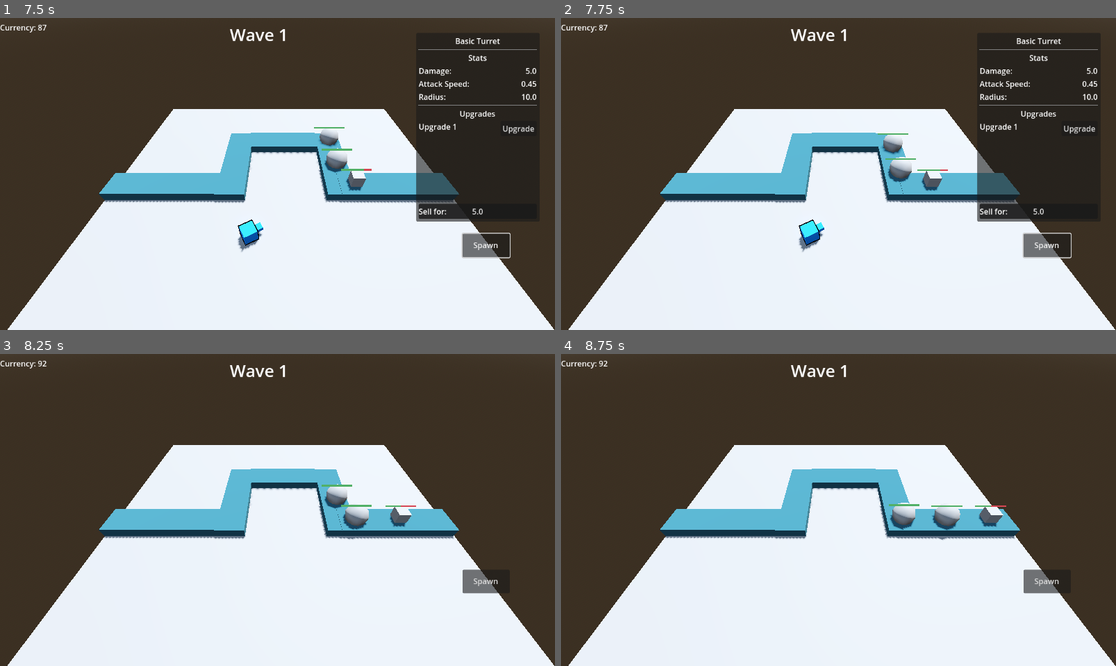
Above: before the commit, frames 1-4 (two rows, left to right).
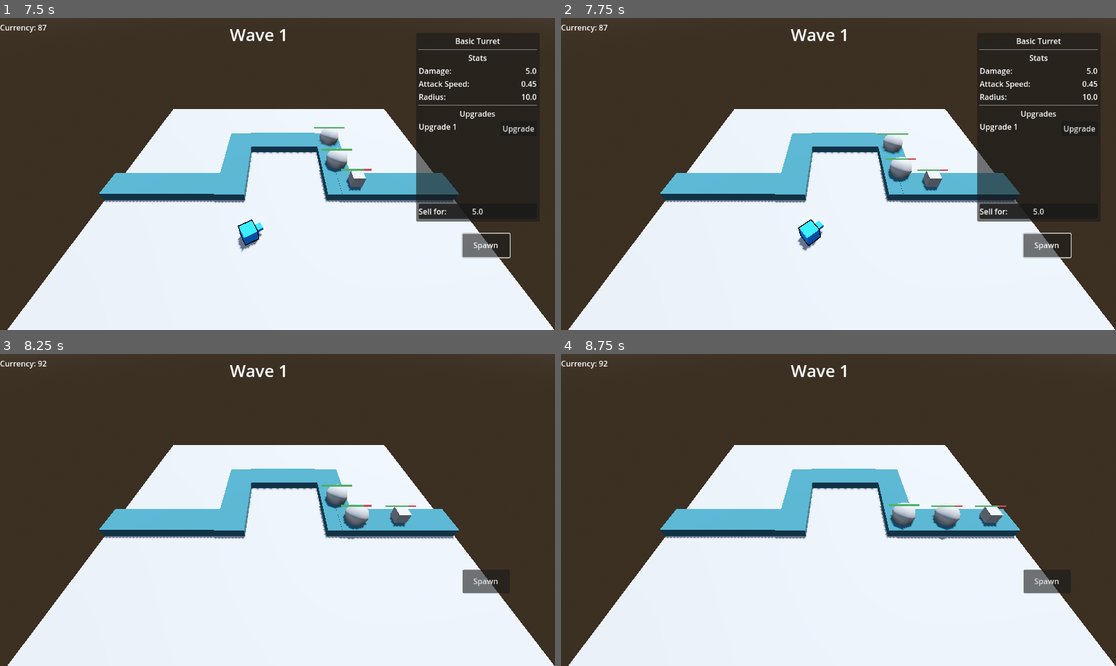
Above: after the commit, the same moments.

Repository: BurnabySouthGameDev/TowerDefence
Game: Godot game, scene res://Scenes/main.tscn
The game is run twice, just before and just after one commit, with the same random seed, the same clock (stepped at 60 frames per second) and the same inputs.
Inputs (mouse positions are in pixels of both pictures, inside the frame that each line leads up to):
- Up to frame 1 (7.5 s): click "Spawn" at 0.5 s; click "Cancel" at 1.25 s; click "Spawn" at 2 s; move the mouse to (399, 158) at 2.77 s; click (399, 158) at 2.92 s; click "Upgrade" at 3.5 s; click "7.0" at 4.25 s; click "Spawn" at 5 s; move the mouse to (166, 189) at 5.77 s; click (166, 189) at 5.92 s; move the mouse to (333, 105) at 6.52 s; click (333, 105) at 6.67 s; move the mouse to (249, 236) at 7.27 s; click (249, 236) at 7.42 s
- Up to frame 2 (7.75 s): no input
- Up to frame 3 (8.25 s): click "5.0" at 8 s
- Up to frame 4 (8.75 s): no input

Frame 1 is identical in both runs. In frame 2, 0.1% of the frame differs, in the area x 42-64%, y 44-76%; in frame 3, less than 0.1%; in frame 4, less than 0.1%.

Commit message:
Changed collision system to use Areas instead

Diff:
--- a/Scenes/Enemies/enemy.tscn
+++ b/Scenes/Enemies/enemy.tscn
@@ -16,7 +16,7 @@
 script = ExtResource("1_jcvw6")
 speed = 5.0
 
-[node name="enemy" type="CharacterBody3D" parent="."]
+[node name="enemy" type="Area3D" parent="."]
 collision_layer = 2
 collision_mask = 0
 
--- a/Scenes/Enemies/enemy2.tscn
+++ b/Scenes/Enemies/enemy2.tscn
@@ -17,7 +17,7 @@
 script = ExtResource("1_g6ed3")
 speed = 5.0
 
-[node name="enemy" type="CharacterBody3D" parent="."]
+[node name="enemy" type="Area3D" parent="."]
 collision_layer = 2
 collision_mask = 0
 
--- a/Scenes/main.tscn
+++ b/Scenes/main.tscn
@@ -1,11 +1,8 @@
-[gd_scene load_steps=18 format=3 uid="uid://dxt1ttcllxx1g"]
-
-[ext_resource type="PackedScene" uid="uid://ld73oby6g67" path="res://Scenes/turrets/list/basic_turret.tscn" id="2_bo1nx"]
+[gd_scene load_steps=12 format=3 uid="uid://dxt1ttcllxx1g"]
+
 [ext_resource type="Script" uid="uid://ns7g5warqqu5" path="res://Scripts/enemy_spawn.gd" id="2_ibv0h"]
 [ext_resource type="Script" uid="uid://bh40hhbshvymn" path="res://Scripts/ui/currency_display.gd" id="3_8gbba"]
-[ext_resource type="Script" path="res://Scripts/turrets/tower_res.gd" id="3_344ge"]
 [ext_resource type="Script" uid="uid://dq8n1fjdqpre3" path="res://Scripts/ui/spawn_button.gd" id="4_jjvhh"]
-[ext_resource type="Script" path="res://Scripts/turrets/upgrade_res.gd" id="4_ynf5e"]
 [ext_resource type="PackedScene" uid="uid://dvdps78t4kco7" path="res://Scenes/UI/menu.tscn" id="5_21xkr"]
 [ext_resource type="PackedScene" uid="uid://gvaje4p786yv" path="res://Scenes/tower_manager.tscn" id="5_kry3j"]
 
@@ -32,28 +29,6 @@
 }
 point_count = 6
 
-[sub_resource type="Resource" id="Resource_tkl0h"]
-script = ExtResource("4_ynf5e")
-stats = Array[Array]([["damage", 7, NodePath("%Damage:text")], ["attack_speed", 0.3, NodePath("%AttackSpeed:text")], ["radius", 15, NodePath("%Radius:text")], ["sell_value", 7, NodePath("%SellButton:text")]])
-metadata/_custom_type_script = "uid://dapii7i1tjwtr"
-
-[sub_resource type="Resource" id="Resource_f7vgk"]
-script = ExtResource("4_ynf5e")
-stats = Array[Array]([["damage", 10, NodePath("%Damage:text")], ["attack_speed", 0.3, NodePath("%AttackSpeed:text")], ["radius", 20, NodePath("%Radius:text")], ["sell_value", 10, NodePath("%SellButton:text")]])
-metadata/_custom_type_script = "uid://dapii7i1tjwtr"
-
-[sub_resource type="Resource" id="Resource_344ge"]
-resource_local_to_scene = true
-script = ExtResource("3_344ge")
-tower_name = "Basic Turret"
-damage = 0.0
-attack_speed = 0.45
-radius = 0.0
-sell_value = 0.0
-number_of_upgrades = 0
-upgrades = Array[ExtResource("4_ynf5e")]([SubResource("Resource_tkl0h"), SubResource("Resource_f7vgk")])
-metadata/_custom_type_script = "uid://nf31t0owinb2"
-
 [sub_resource type="StyleBoxEmpty" id="StyleBoxEmpty_jjvhh"]
 
 [node name="Main" type="Node3D"]
@@ -107,11 +82,6 @@
 [node name="SpawnTimer" type="Timer" parent="enemy spawn"]
 wait_time = 0.75
 one_shot = true
-
-[node name="BasicTurret" parent="." instance=ExtResource("2_bo1nx")]
-transform = Transform3D(1, 0, 0, 0, 1, 0, 0, 0, 1, 0.737682, 1.64068, 5.59339)
-visible = false
-resource = SubResource("Resource_344ge")
 
 [node name="GameUI" type="CanvasLayer" parent="."]
 
--- a/Scenes/turrets/list/basic_turret.tscn
+++ b/Scenes/turrets/list/basic_turret.tscn
@@ -2,7 +2,7 @@
 
 [ext_resource type="Script" uid="uid://ghb85u66ywux" path="res://Scripts/turrets/basic_turret.gd" id="1_mpsi8"]
 [ext_resource type="Resource" uid="uid://c0c22g0dy87a1" path="res://Resources/Towers/basic_turret.tres" id="2_2qt4d"]
-[ext_resource type="PackedScene" uid="uid://cw7yg6e0jmot0" path="res://Scenes/Turrets/radar.tscn" id="2_syr1r"]
+[ext_resource type="PackedScene" uid="uid://cw7yg6e0jmot0" path="res://Scenes/turrets/radar.tscn" id="2_syr1r"]
 [ext_resource type="Script" uid="uid://c05b2u3qourdf" path="res://Scripts/turrets/select.gd" id="3_2qt4d"]
 
 [sub_resource type="ShaderMaterial" id="ShaderMaterial_16ne6"]
@@ -33,7 +33,9 @@
 material = SubResource("StandardMaterial3D_txjsu")
 
 [node name="Radar" parent="." instance=ExtResource("2_syr1r")]
+collision_layer = 0
 input_ray_pickable = false
+monitorable = false
 
 [node name="CollisionShape3D" type="CollisionShape3D" parent="Radar"]
 shape = SubResource("SphereShape3D_ulw1s")
@@ -44,6 +46,8 @@
 wait_time = 0.45
 
 [node name="Select" type="Area3D" parent="."]
+collision_mask = 0
+monitoring = false
 script = ExtResource("3_2qt4d")
 
 [node name="CollisionShape3D" type="CollisionShape3D" parent="Select"]
--- a/Scenes/turrets/radar.tscn
+++ b/Scenes/turrets/radar.tscn
@@ -10,6 +10,6 @@
 [node name="Timer" type="Timer" parent="."]
 wait_time = 0.1
 
-[connection signal="body_entered" from="." to="." method="_on_body_entered"]
-[connection signal="body_exited" from="." to="." method="_on_body_exited"]
+[connection signal="area_entered" from="." to="." method="_on_area_entered"]
+[connection signal="area_exited" from="." to="." method="_on_area_exited"]
 [connection signal="timeout" from="Timer" to="." method="recalculate_target"]
--- a/Scripts/enemy.gd
+++ b/Scripts/enemy.gd
@@ -19,13 +19,6 @@
 		progress_bar.value = health
 
 func _ready() -> void:
-	#Enemy will move to each of these points from top to bottom
-	path.append(Vector3i(-4.35, 2, 0))
-	path.append(Vector3i(-4.35, 2, -6.5))
-	path.append(Vector3i(5.32, 2, -6.5))
-	path.append(Vector3i(5.32, 2, 0))
-	path.append(Vector3i(14.35, 2, 0))
-	print(path)
 	assert(get_parent() is Path3D)
 
 func _process(delta: float) -> void:
--- a/Scripts/turrets/basic_turret.gd
+++ b/Scripts/turrets/basic_turret.gd
@@ -34,7 +34,7 @@
 	resource.radius_changed.connect(update_radius)
 
 
-func _on_radar_new_target(target: Node3D) -> void:
+func _on_radar_new_target(target: PathFollow3D) -> void:
 	if not radar.monitoring:
 		return
 
@@ -54,17 +54,17 @@
 	reload_timer.wait_time = resource.attack_speed
 	print(resource.attack_speed)
 
-func _fire_at(target: Node3D) -> void:
+func _fire_at(target: PathFollow3D) -> void:
 	var target_pos = target.global_position
 	target_pos.y = global_position.y  # Flatten Y to prevent pitch/roll
 	look_at(target_pos, Vector3.UP)
 
-	target.get_parent().take_damage(resource.damage)
+	target.take_damage(resource.damage)
 
-	if target.get_parent().health <= 0:
+	if target.health <= 0:
 		var currency_label: Label = get_tree().root.get_node("Main/GameUI/CurrencyDisplay/CurrencyLabel")
 		currency_label.add(5)
-		target.get_parent().queue_free()
+		target.queue_free()
 
 func change_color(color: Color) -> void:
 	if csg_box_3d.material == null:
--- a/Scripts/turrets/radar.gd
+++ b/Scripts/turrets/radar.gd
@@ -6,46 +6,51 @@
 
 var body_count := 0
 
-var current_target : Node3D = null:
+var current_target : PathFollow3D = null:
 	set(value):
 		if (current_target != value):
 			current_target = value
 			new_target.emit(current_target)
 
-signal new_target(target: Node3D)
+signal new_target(target: PathFollow3D)
 
-func _on_body_entered(body: Node3D) -> void:
-	print("enter range: ", body)
+func _on_area_entered(body: Area3D) -> void:
+	var enemy : PathFollow3D = body.get_parent()
+	print("enter range: ", enemy)
 	body_count += 1
 	if body_count == 1:
 		cooldown_timer.start()
-		current_target = body
+		current_target = enemy
 
-func _on_body_exited(body: Node3D) -> void:
-	print("exit range: ", body)
+func _on_area_exited(body: Area3D) -> void:
+	var enemy : PathFollow3D = body.get_parent()
+	print("exit range: ", enemy)
 	body_count -= 1
 	if body_count == 0:
 		cooldown_timer.stop()
 		current_target = null
 		return
 
-	if current_target == body:
+	if current_target == enemy:
+		current_target = null
 		recalculate_target()
 
 func recalculate_target() -> void:
 	if current_target == null and body_count == 0:
 		return
 
-	if current_target != null and is_instance_valid(current_target):
-		if is_valid_target(current_target):
-			return
+	if is_valid_target(current_target):
+		return
 
-	for body in get_overlapping_bodies():
-		if is_valid_target(body):
-			current_target = body
+	for area in get_overlapping_areas():
+		var enemy : PathFollow3D = area.get_parent()
+		if is_valid_target(enemy):
+			current_target = enemy
 			return
 
 	current_target = null
 
 func is_valid_target(target: Node3D) -> bool:
-	return is_instance_valid(target) and not target.is_queued_for_deletion()
+	return (target != null and is_instance_valid(target) and not target.is_queued_for_deletion()
+		# check if in range perhaps? would require raycasts.
+	)
